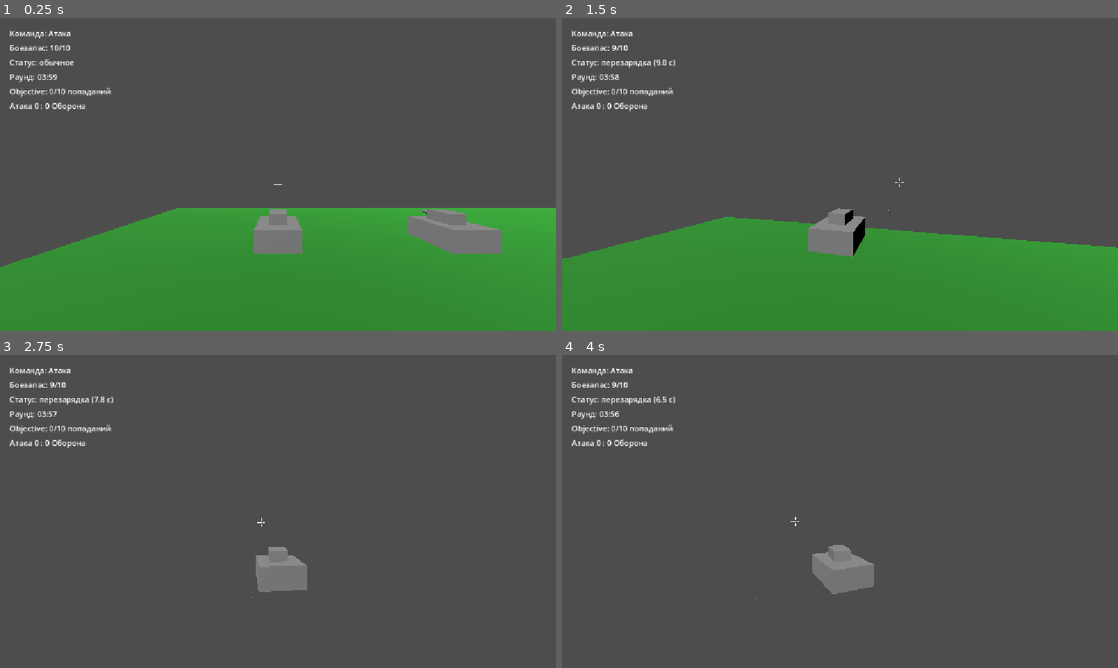
Above: before the commit, frames 1-4 (two rows, left to right).
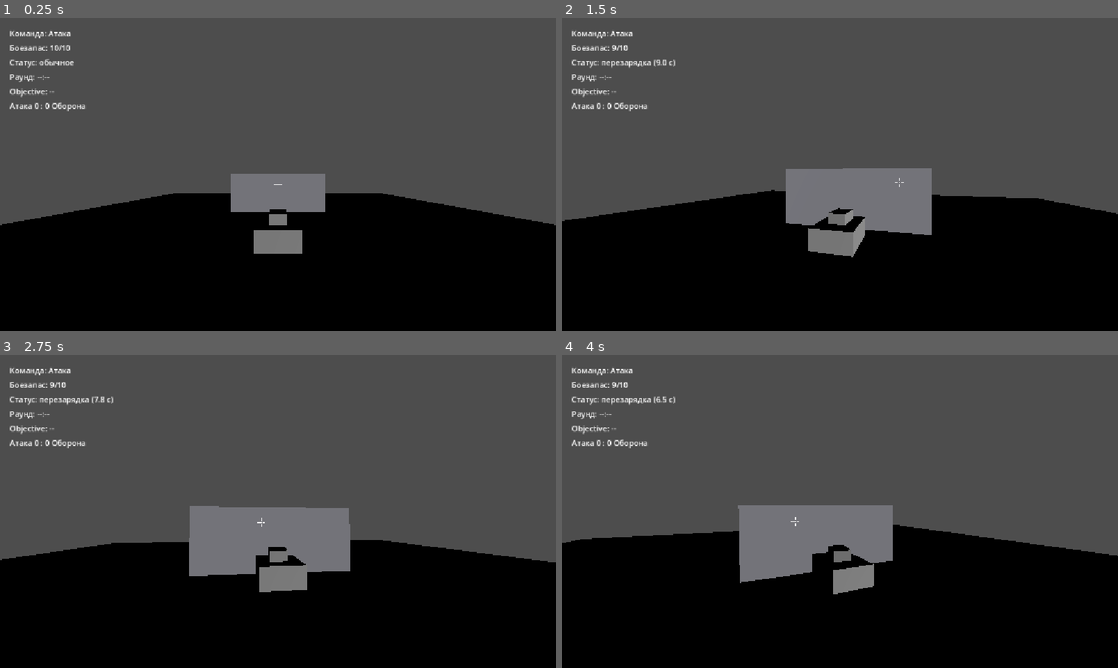
Above: after the commit, the same moments.

Repository: Imadakara/Tanks-Props
Game: Godot game, scene res://scenes/bot_arena/BotArena.tscn
The game is run twice, just before and just after one commit, with the same random seed, the same clock (stepped at 60 frames per second) and the same inputs. Before the commit the project starts from res://scenes/main/Main.tscn.
Inputs (mouse positions are in pixels of both pictures, inside the frame that each line leads up to):
- Up to frame 1 (0.25 s): no input
- Up to frame 2 (1.5 s): tap Enter at 0.5 s; move the mouse to (867, 174) at 0.52 s; press the mouse at (867, 174) at 0.53 s; hold W (move_forward) from 0.53 s (still down); move the mouse to (812, 174) at 1.27 s; release the mouse at (812, 174) at 1.28 s; click (812, 174) at 1.35 s
- Up to frame 3 (2.75 s): keep holding W (move_forward); move the mouse to (289, 505) at 2.02 s; hold E (toggle_disguise) from 2.03 s (still down); click (289, 505) at 2.3 s
- Up to frame 4 (4 s): keep holding W (move_forward); move the mouse to (834, 517) at 2.77 s; release E (toggle_disguise) at 2.78 s; click (834, 517) at 2.85 s; tap Space at 3.5 s; move the mouse to (878, 514) at 3.52 s; press the mouse at (878, 514) at 3.53 s

The runs differ from the first frame. In frame 1, 42% of the frame differs, in the area x 0-100%, y 18-100%; in frame 2, 43%; in frame 3, 41%; in frame 4, 44%.

Commit message:
Bot adjustment

Diff:
--- a/project.godot
+++ b/project.godot
@@ -14,7 +14,7 @@
 config/features=PackedStringArray("4.7", "Mobile")
 config/icon="res://icon.svg"
 
-run/main_scene="res://scenes/main/Main.tscn"
+run/main_scene="res://scenes/bot_arena/BotArena.tscn"
 
 [display]
 
--- /dev/null
+++ b/scenes/bot_arena/BotArena.tscn
@@ -0,0 +1,70 @@
+[gd_scene format=3]
+
+[ext_resource type="PackedScene" path="res://scenes/tank/Tank.tscn" id="1_b63ln"]
+[ext_resource type="Script" path="res://scenes/tank/tank.gd" id="2_7eip8"]
+[ext_resource type="Script" path="res://scenes/bot_arena/bot_sentry_controller.gd" id="3_idf45"]
+[ext_resource type="PackedScene" path="res://scenes/hud/HUD.tscn" id="4_hud"]
+
+[sub_resource type="BoxShape3D" id="BoxShape3D_vfn3m"]
+size = Vector3(24, 0.5, 24)
+
+[sub_resource type="StandardMaterial3D" id="StandardMaterial3D_2uusy"]
+albedo_color = Color(0.15, 0.55, 0.15, 1)
+
+[sub_resource type="BoxMesh" id="BoxMesh_execi"]
+size = Vector3(24, 0.5, 24)
+
+[sub_resource type="BoxShape3D" id="BoxShape3D_j8k2e"]
+size = Vector3(5.4, 2.2, 0.5)
+
+[sub_resource type="StandardMaterial3D" id="StandardMaterial3D_0hb1j"]
+albedo_color = Color(0.55, 0.55, 0.58, 1)
+
+[sub_resource type="BoxMesh" id="BoxMesh_oubrc"]
+size = Vector3(5.4, 2.2, 0.5)
+
+[node name="BotArena" type="Node3D" unique_id=1670398727]
+
+[node name="Ground" type="StaticBody3D" parent="." unique_id=1818898556]
+transform = Transform3D(1, 0, 0, 0, 1, 0, 0, 0, 1, 0, -0.25, 0)
+collision_mask = 0
+
+[node name="CollisionShape3D" type="CollisionShape3D" parent="Ground" unique_id=1617797982]
+shape = SubResource("BoxShape3D_vfn3m")
+
+[node name="GroundMesh" type="MeshInstance3D" parent="Ground" unique_id=624825597]
+material_override = SubResource("StandardMaterial3D_2uusy")
+mesh = SubResource("BoxMesh_execi")
+
+[node name="Sun" type="DirectionalLight3D" parent="." unique_id=1743593401]
+transform = Transform3D(0.70710677, 0, 0.70710677, 0.49999997, 0.70710677, -0.49999997, -0.49999997, 0.70710677, 0.49999997, 0, 0, 0)
+light_energy = 1.2
+
+[node name="Wall" type="StaticBody3D" parent="." unique_id=699544459]
+transform = Transform3D(1, 0, 0, 0, 1, 0, 0, 0, 1, 0, 1.1, 0)
+collision_mask = 0
+
+[node name="CollisionShape3D" type="CollisionShape3D" parent="Wall" unique_id=798804070]
+shape = SubResource("BoxShape3D_j8k2e")
+
+[node name="Mesh" type="MeshInstance3D" parent="Wall" unique_id=125947611]
+material_override = SubResource("StandardMaterial3D_0hb1j")
+mesh = SubResource("BoxMesh_oubrc")
+
+[node name="PlayerTank" type="CharacterBody3D" parent="." unique_id=677005994 instance=ExtResource("1_b63ln")]
+transform = Transform3D(1, 0, 0, 0, 1, 0, 0, 0, 1, 0, 0.5, 6)
+collision_layer = 2
+collision_mask = 3
+script = ExtResource("2_7eip8")
+
+[node name="BotTank" type="CharacterBody3D" parent="." unique_id=2098542819 instance=ExtResource("1_b63ln")]
+transform = Transform3D(-1, 0, -8.742278e-08, 0, 1, 0, 8.742278e-08, 0, -1, 0, 0.3, -6)
+collision_layer = 2
+collision_mask = 3
+script = ExtResource("2_7eip8")
+team = 1
+
+[node name="BotSentryController" type="Node" parent="BotTank" unique_id=1034079527]
+script = ExtResource("3_idf45")
+
+[node name="HUD" parent="." instance=ExtResource("4_hud")]
--- /dev/null
+++ b/scenes/bot_arena/bot_sentry_controller.gd
@@ -0,0 +1,180 @@
+extends Node
+## BotSentryController — тестовый ИИ для песочницы "Bot Arena" (scenes/bot_arena/BotArena.tscn).
+## Отдельно от продакшен-ИИ scenes/tank/tank_ai_controller.gd (ТЗ §9, патруль/маскировка) —
+## тот не трогаем. Здесь обкатывается конечный автомат чисто боевого поведения: бот НЕ
+## двигается (задача №1 — только обзор/наводка/стрельба), но крутит башню влево-вправо,
+## имитируя вращение камеры-головы.
+##
+## Сектор обзора fov_min_deg..fov_max_deg (от направления корпуса при спавне) — ОДНО общее
+## понятие для двух вещей: границы качания башни при сканировании И зона, в которой цель
+## вообще может быть замечена/удержана. Специально широкий (шире, чем было — игрок от 3-го
+## лица видит куда больше, чем строго вперёд по корпусу, вот и бот теперь тоже) — раньше
+## обзор был двойной: широкие границы качания + узкий 50°-конус вокруг МГНОВЕННОГО направления
+## башни поверх них (луч должен был буквально попасть на цель) — вот этот узкий конус убран,
+## сектор один на обе задачи.
+##
+## SEARCH — сканирование сектора туда-сюда, имитируя вращение камеры в поиске цели. Как
+## только цель попадает в сектор (по азимуту от корпуса, не от текущего угла башни — сектор
+## статичен) и есть прямая видимость (raycast, стенка её перекрывает) — переход в TRACK.
+##
+## TRACK (слежение) — башня доворачивается точно на цель и дальше каждый кадр пересчитывается
+## по её ЖИВОЙ позиции, то есть движется вслед за движением цели, пока та остаётся в секторе
+## обзора (дальность/азимут/видимость проверяются каждый think-тик). Стрельба — как только
+## наводка и дальность позволяют, огонь по готовности (перезарядка/боекомплект — как обычно).
+## Если цель покидает сектор/дальность или пропадает видимость — назад в SEARCH, сканирование
+## продолжается с текущего угла (не сбрасывается на исходный).
+##
+## Реакция на обстрел: HealthComponent.damaged() (см. health_component.gd) теперь несёт killer —
+## при попадании бот разворачивает обзор (башню) в сторону, откуда прилетело, независимо от
+## того, видна ли цель прямо сейчас; если после разворота она уже в секторе — сразу TRACK.
+
+enum State { SEARCH, TRACK }
+
+@export var vision_range: float = 18.0
+@export var fire_range: float = 14.0
+@export var fire_aim_tolerance_deg: float = 5.0
+@export var scan_speed_deg_per_sec: float = 25.0
+@export var fov_min_deg: float = -120.0  # относительно исходного направления корпуса при спавне
+@export var fov_max_deg: float = 120.0   # 240° суммарно — шире, чем раньше (было 200 качание / 50 обнаружение)
+@export var think_interval_sec: float = 0.1  # реже физ.кадра — проверка "вижу/не вижу", не сама наводка
+
+@onready var _body: CharacterBody3D = get_parent()
+@onready var _movement: Node = get_parent().get_node("TankMovement")
+@onready var _turret: Node3D = get_parent().get_node("Turret")
+@onready var _barrel: Node3D = get_parent().get_node("Turret/Barrel")
+@onready var _weapon: Node = get_parent().get_node("WeaponController")
+@onready var _disguise: Node = get_parent().get_node("DisguiseController")
+@onready var _health: Node = get_parent().get_node("HealthComponent")
+
+var state: State = State.SEARCH
+var _look_yaw: float = 0.0  # мировой угол обзора — куда сейчас "смотрит" бот, ведёт башню
+var _scan_dir: float = 1.0  # +1 сканирует вправо, -1 влево
+var _current_target: Node = null
+var _think_timer: float = 0.0
+
+func _ready() -> void:
+	# Тот же трюк, что у TankAIController._initialize() — без этого бот читал бы Input
+	# игрока напрямую (is_player_controlled по умолчанию true у всех этих компонентов).
+	_movement.is_player_controlled = false
+	_turret.is_player_controlled = false
+	_barrel.is_player_controlled = false
+	_weapon.is_player_controlled = false
+	_disguise.is_player_controlled = false
+	_look_yaw = _body.rotation.y
+	_health.damaged.connect(_on_damaged)
+
+	# CameraRig этого танка на статичной сцене нельзя выключить оверрайдом в .tscn (нет
+	# редактируемых детей у инстанса) — гасим камеру здесь. BotSentryController стоит
+	# ПОСЛЕДНИМ сиблингом среди детей Tank-инстанса, поэтому его _ready() гарантированно
+	# отрабатывает уже ПОСЛЕ CameraRig._ready() (которая успела выставить Camera3D.current=true
+	# по умолчанию is_active=true) — здесь это откатывается ДО первого кадра рендера, игрок
+	# не видит вспышку смены камеры (тот же класс бага, что описан в team_spawner.gd).
+	var camera_rig: Node3D = _body.get_node("CameraRig")
+	camera_rig.is_active = false
+	var camera: Camera3D = camera_rig.get_node("Camera3D")
+	camera.current = false
+
+func _physics_process(delta: float) -> void:
+	_movement.ai_move_input = 0.0
+	_movement.ai_turn_input = 0.0
+
+	_think_timer -= delta
+	if _think_timer <= 0.0:
+		_think_timer = think_interval_sec
+		_think()
+
+	if state == State.TRACK and _current_target != null and is_instance_valid(_current_target):
+		_aim_and_fire(_current_target)
+	else:
+		_scan(delta)
+		_turret.target_yaw = wrapf(_look_yaw - _body.rotation.y, -PI, PI)
+
+func _think() -> void:
+	if state == State.TRACK:
+		if _current_target == null or not is_instance_valid(_current_target) or not _can_see(_current_target):
+			_enter_search()
+		return
+	var target := _scan_for_target()
+	if target != null:
+		_enter_track(target)
+
+## Сканирование сектора fov_min_deg..fov_max_deg (от направления корпуса на спавне) —
+## имитация вращения камеры туда-сюда в поиске цели.
+func _scan(delta: float) -> void:
+	var base_yaw: float = _body.rotation.y
+	var local_deg: float = rad_to_deg(wrapf(_look_yaw - base_yaw, -PI, PI))
+	local_deg += _scan_dir * scan_speed_deg_per_sec * delta
+	if local_deg >= fov_max_deg:
+		local_deg = fov_max_deg
+		_scan_dir = -1.0
+	elif local_deg <= fov_min_deg:
+		local_deg = fov_min_deg
+		_scan_dir = 1.0
+	_look_yaw = base_yaw + deg_to_rad(local_deg)
+
+func _scan_for_target() -> Node:
+	for other in get_tree().get_nodes_in_group("tanks"):
+		if other == _body or not is_instance_valid(other):
+			continue
+		if other.team == _body.team:
+			continue
+		if _can_see(other):
+			return other
+	return null
+
+## Сектор проверяется от направления КОРПУСА (fov_min_deg..fov_max_deg), а не от текущего
+## угла башни — цель считается видимой, если она вообще в пределах общего сектора обзора,
+## независимо от того, куда именно сейчас смотрит башня во время сканирования. Так и
+## сканирование, и слежение (TRACK) пользуются одной и той же зоной.
+func _can_see(target: Node3D) -> bool:
+	var to_target: Vector3 = target.global_position - _turret.global_position
+	var dist: float = to_target.length()
+	if dist > vision_range or dist < 0.01:
+		return false
+	var world_yaw: float = _yaw_to_world_point(_turret.global_position, target.global_position)
+	var local_bearing_deg: float = rad_to_deg(wrapf(world_yaw - _body.rotation.y, -PI, PI))
+	if local_bearing_deg < fov_min_deg or local_bearing_deg > fov_max_deg:
+		return false
+	var space_state := _body.get_world_3d().direct_space_state
+	var query := PhysicsRayQueryParameters3D.create(
+		_turret.global_position,
+		target.global_position + Vector3.UP * 0.3
+	)
+	query.exclude = [_body]
+	query.collision_mask = 1 | 2  # environment (стенка) + tanks
+	var result: Dictionary = space_state.intersect_ray(query)
+	return result.is_empty() or result.get("collider") == target
+
+func _enter_track(target: Node) -> void:
+	state = State.TRACK
+	_current_target = target
+
+func _enter_search() -> void:
+	state = State.SEARCH
+	_current_target = null
+	# _look_yaw не сбрасывается — сканирование в _scan() продолжится с того же угла.
+
+## Наводка пересчитывается КАЖДЫЙ кадр по живой позиции цели — башня физически движется вслед
+## за её перемещением (не за фиксированной точкой), пока цель остаётся в секторе (проверяет
+## _think(), см. выше).
+func _aim_and_fire(target: Node3D) -> void:
+	_look_yaw = _yaw_to_world_point(_turret.global_position, target.global_position)
+	_turret.target_yaw = wrapf(_look_yaw - _body.rotation.y, -PI, PI)
+
+	var dist: float = _body.global_position.distance_to(target.global_position)
+	var aim_diff_deg: float = rad_to_deg(absf(wrapf(_turret.target_yaw - _turret.rotation.y, -PI, PI)))
+	if dist <= fire_range and aim_diff_deg <= fire_aim_tolerance_deg:
+		_weapon.try_fire()
+
+func _yaw_to_world_point(from: Vector3, to_point: Vector3) -> float:
+	var d: Vector3 = to_point - from
+	return atan2(-d.x, -d.z)
+
+## Реакция на попадание (ТЗ этой сессии) — разворот обзора/башни туда, откуда стреляли,
+## даже если цель сейчас не видна. Если после разворота она уже в секторе — сразу в TRACK.
+func _on_damaged(_current_hits: int, _max_hits: int, killer: Node) -> void:
+	if killer == null or not is_instance_valid(killer) or killer == _body:
+		return
+	_look_yaw = _yaw_to_world_point(_turret.global_position, killer.global_position)
+	if state == State.SEARCH and _can_see(killer):
+		_enter_track(killer)
--- a/scenes/hud/hud.gd
+++ b/scenes/hud/hud.gd
@@ -98,7 +98,7 @@
 	var seconds: int = int(t) % 60
 	_round_timer_label.text = "Раунд: %02d:%02d" % [minutes, seconds]
 
-func _on_objective_damaged(current_hits: int, max_hits: int) -> void:
+func _on_objective_damaged(current_hits: int, max_hits: int, _killer: Node = null) -> void:
 	_objective_label.text = "Objective: %d/%d попаданий" % [current_hits, max_hits]
 
 func _on_score_changed(attack_kills: int, defense_kills: int) -> void:
--- a/scenes/tank/health_component.gd
+++ b/scenes/tank/health_component.gd
@@ -5,7 +5,12 @@
 ## (config/*_tank_config.json), DestructibleObjective — из GameConfig.objective_hits_required
 ## (оба выставляются извне, см. team_spawner.gd/match_manager.gd).
 
-signal damaged(current_hits: int, max_hits: int)
+## killer добавлен в damaged (не только в destroyed) — нужен на КАЖДОМ попадании, не только
+## смертельном, чтобы бот мог развернуться в сторону выстрела (см. bot_sentry_controller.gd).
+## ВАЖНО: Godot требует у подписчика ровно столько параметров, сколько эмитит сигнал (лишний
+## аргумент НЕ отбрасывается молча — рантайм-ошибка) — все существующие подписчики (tank.gd)
+## обновлены под новую сигнатуру.
+signal damaged(current_hits: int, max_hits: int, killer: Node)
 signal destroyed(killer: Node)
 
 @export var max_hits: int = 1
@@ -27,7 +32,7 @@
 	if attackers_only and (killer == null or not killer.has_method("is_attacker") or not killer.is_attacker()):
 		return  # снаряд обороны просто гасится о цель, урона нет — без сигнала damaged
 	current_hits += 1
-	damaged.emit(current_hits, max_hits)
+	damaged.emit(current_hits, max_hits, killer)
 	if current_hits >= max_hits:
 		is_alive = false
 		destroyed.emit(killer)
--- a/scenes/tank/tank.gd
+++ b/scenes/tank/tank.gd
@@ -31,7 +31,7 @@
 	if turret_mesh != null:
 		turret_mesh.material_override = null
 
-func _on_damaged(current_hits: int, max_hits: int) -> void:
+func _on_damaged(current_hits: int, max_hits: int, _killer: Node) -> void:
 	if current_hits >= max_hits:
 		return  # последний удар — танк сейчас уничтожится, красить незачем
 	if _damaged_material == null:
